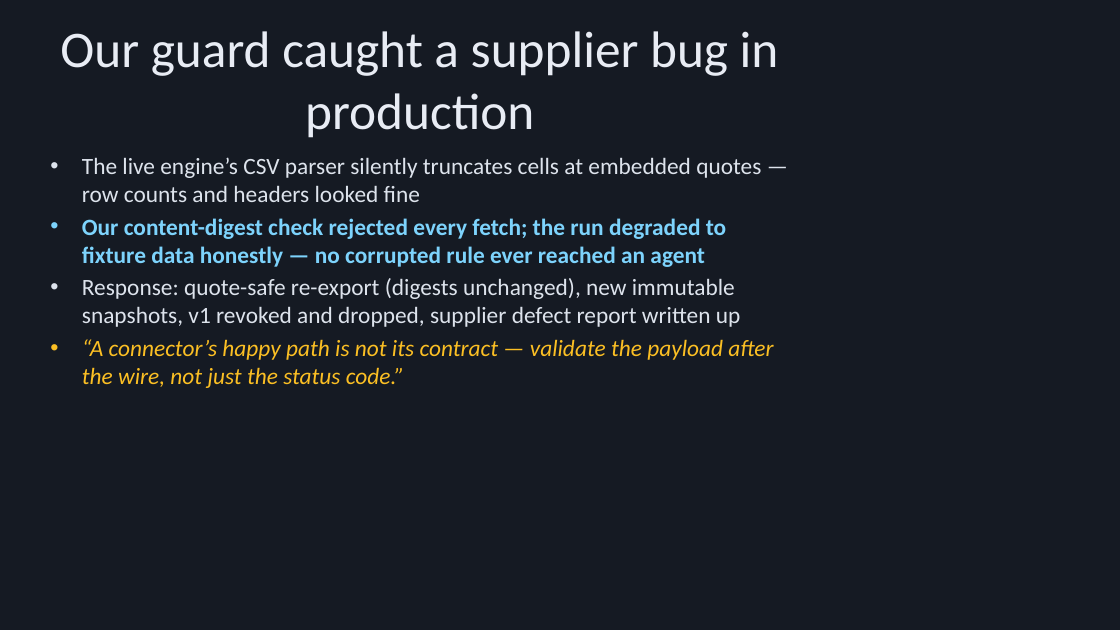
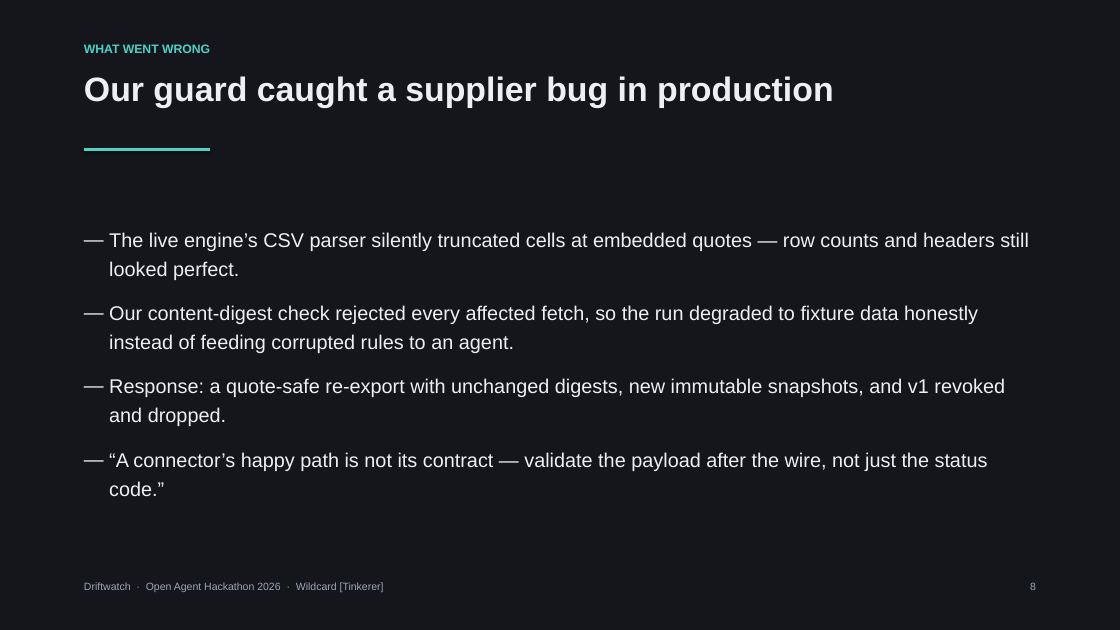
Before and after one commit to antnoumous/antynomoushackathon26, a slide deck: slide 8 of docs/demo/driftwatch-deck.pptx. Drawn at 1120x630 pixels with LibreOffice and Linux fonts; fonts in the diff are those of the drawing. Boxes give left, top, right and bottom in pixels: in the first picture for what was removed or moved away, otherwise in the second. Text is boxed around its words. In the diff, an @@ line names an element or a change of style, - is before the commit and + after.

```diff
--- a/docs/demo/driftwatch-deck.pptx
+++ b/docs/demo/driftwatch-deck.pptx
@@ background #151A23 to #14161C @@
@@ text added at [84, 44, 210, 53], 10.5 pt, text #4FD1C5, bold @@
+WHAT WENT WRONG
@@ text "Our guard caught a supplier ...": place and size @@
-text "Our guard caught a supplier ..." at [60, 31, 779, 138]
+text "Our guard caught a supplier ..." at [84, 76, 834, 108]
@@ text "Our guard caught a supplier ..." at [84, 76, 834, 108]: size 44 to 29 pt, font Calibri to Arial, text colour #E8ECF4 to #EDEFF4, bold on; alignment centre to left; line spacing 1 to 1.05; vertical alignment middle to top @@
@@ text "The live engine’s CSV parser ...": place and size @@
-text "The live engine’s CSV parser ..." at [82, 157, 773, 388]
+text "The live engine’s CSV parser ..." at [109, 232, 1029, 496]
@@ text "The live engine’s CSV parser ..." at [109, 232, 1029, 496]: vertical alignment top to middle @@
@@ line added from (84, 150) to (210, 150), #4FD1C5 2.5 pt @@
@@ text at [109, 232, 1029, 426]: text changed; size 20 to 17 pt; font Calibri to Arial; text colour #DDE3EC to #EDEFF4 @@
-• The live engine’s CSV parser silently truncates cells at embedded quotes — row counts and headers looked fine
-• Our content-digest check rejected every fetch; the run degraded to fixture data honestly — no corrupted rule ever reached an agent
-• Response: quote-safe re-export (digests unchanged), new immutable snapshots, v1 revoked and dropped, supplier defect report written up
+— The live engine’s CSV parser silently truncated cells at embedded quotes — row counts and headers still looked perfect.
+— Our content-digest check rejected every affected fetch, so the run degraded to fixture data honestly instead of feeding corrupted rules to an agent.
+— Response: a quote-safe re-export with unchanged digests, new immutable snapshots, and v1 revoked and dropped.
@@ text at [109, 452, 988, 496]: size 20 to 17 pt, font Calibri to Arial, text colour #FBBF24 to #EDEFF4, italic off in "“A connector’s happy path is not its ..."; bullet • to —; line spacing 1 to 1.22; more space between paragraphs @@
@@ text added at [84, 582, 384, 592], 9 pt, text #9BA6B8 @@
+Driftwatch · Open Agent Hackathon 2026 · Wildcard [Tinkerer]
@@ text added at [1030, 583, 1036, 590], 9 pt, text #9BA6B8 @@
+8
```
Also in this commit, not shown: 7 other slides changed, 3 slides added, 3 slides removed, 1 other file.
